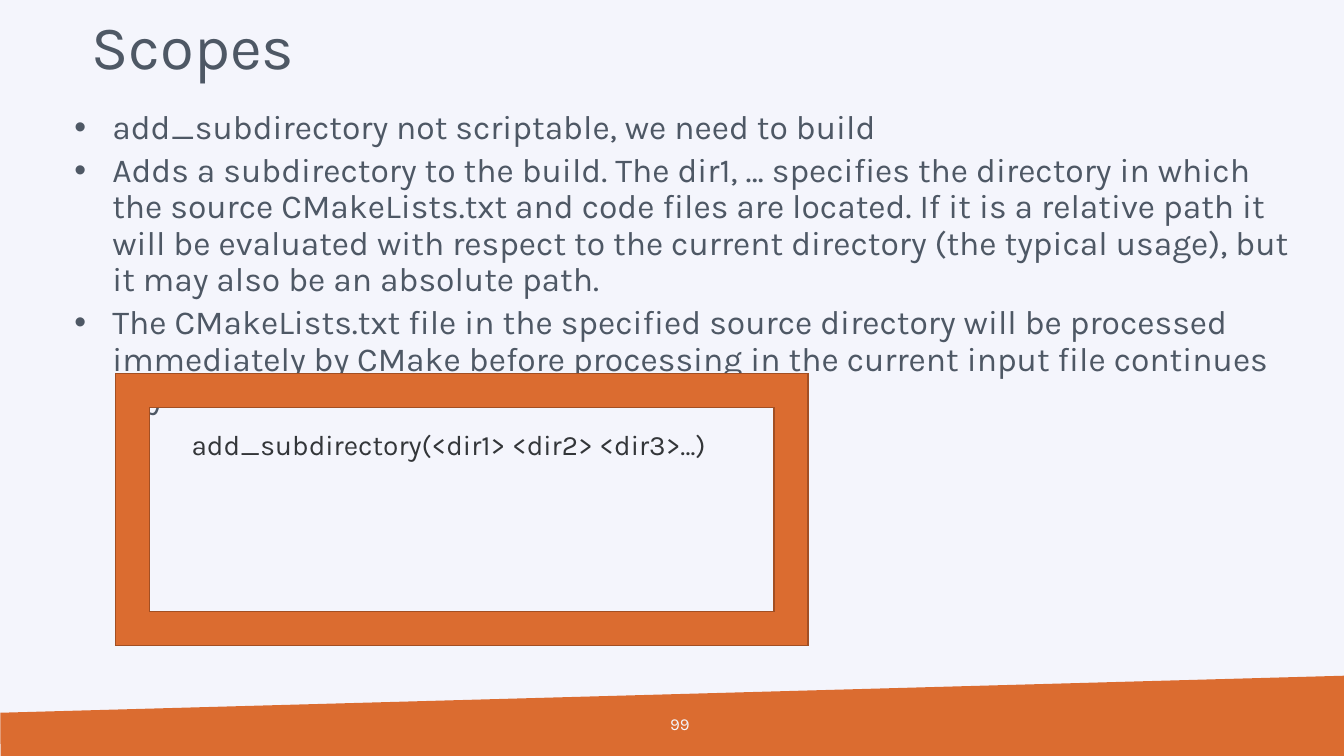
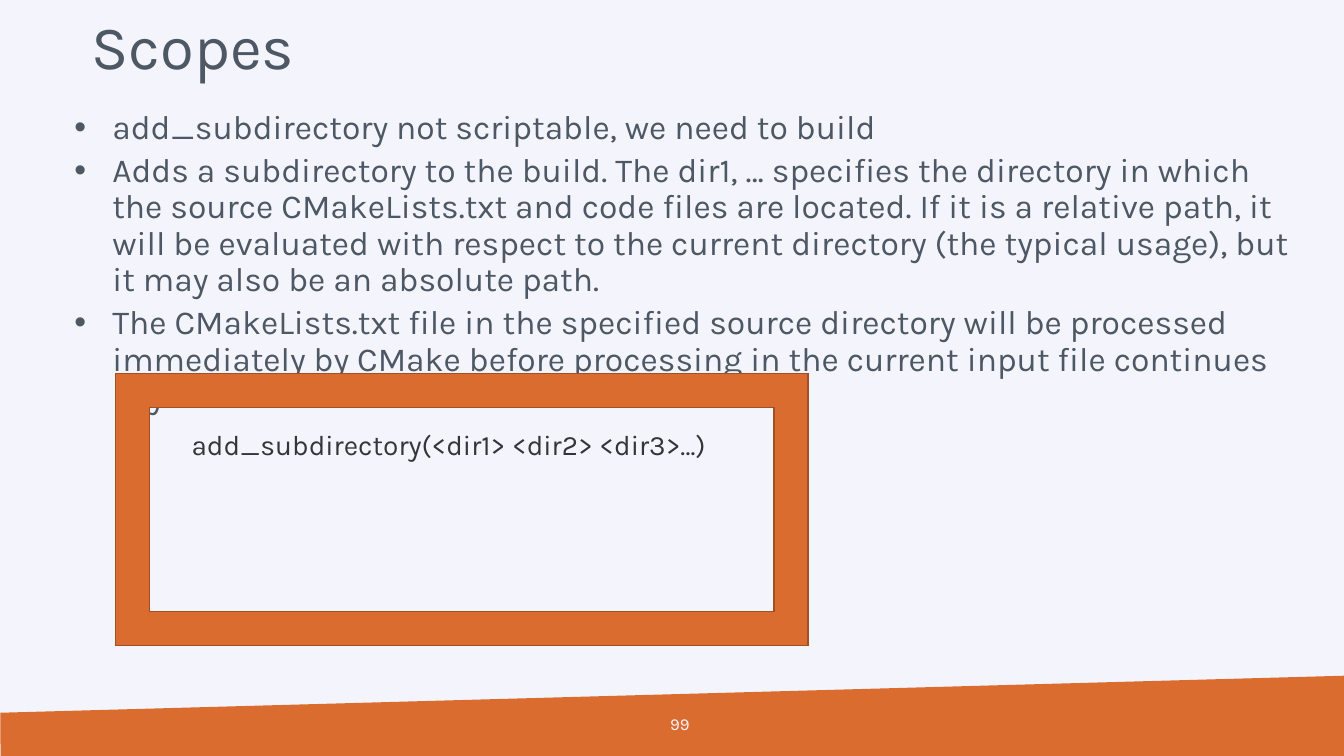
Before and after one commit to hpcleuven/CMake-intro, a slide deck: slide 99 of CMake-introduction.pptx. Drawn at 1344x756 pixels with LibreOffice and Linux fonts; fonts in the diff are those of the drawing; background and template pictures are left out. Boxes give left, top, right and bottom in pixels: in the first picture for what was removed or moved away, otherwise in the second. Text is boxed around its words. In the diff, an @@ line names an element or a change of style, - is before the commit and + after.

```diff
--- a/CMake-introduction.pptx
+++ b/CMake-introduction.pptx
@@ text at [112, 159, 1288, 299]: text changed @@
-  • Adds a subdirectory to the build. The dir1, … specifies the directory in which the source CMakeLists.txt and code files are located. If it is a relative path it will be evaluated with respect to the current directory (the typical usage), but it may also be an absolute path.
+  • Adds a subdirectory to the build. The dir1, … specifies the directory in which the source CMakeLists.txt and code files are located. If it is a relative path, it will be evaluated with respect to the current directory (the typical usage), but it may also be an absolute path.
```
Also in this commit, not shown: 37 other slides changed, 1 other file.
